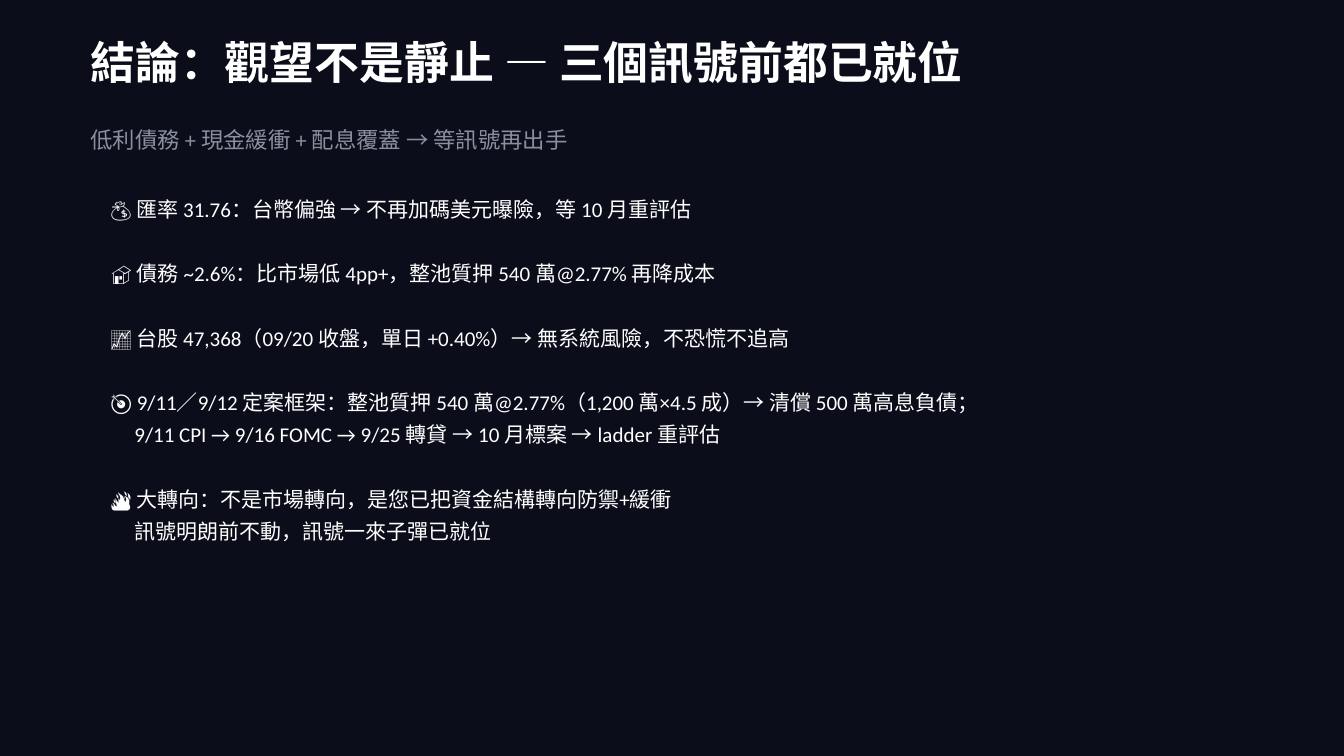
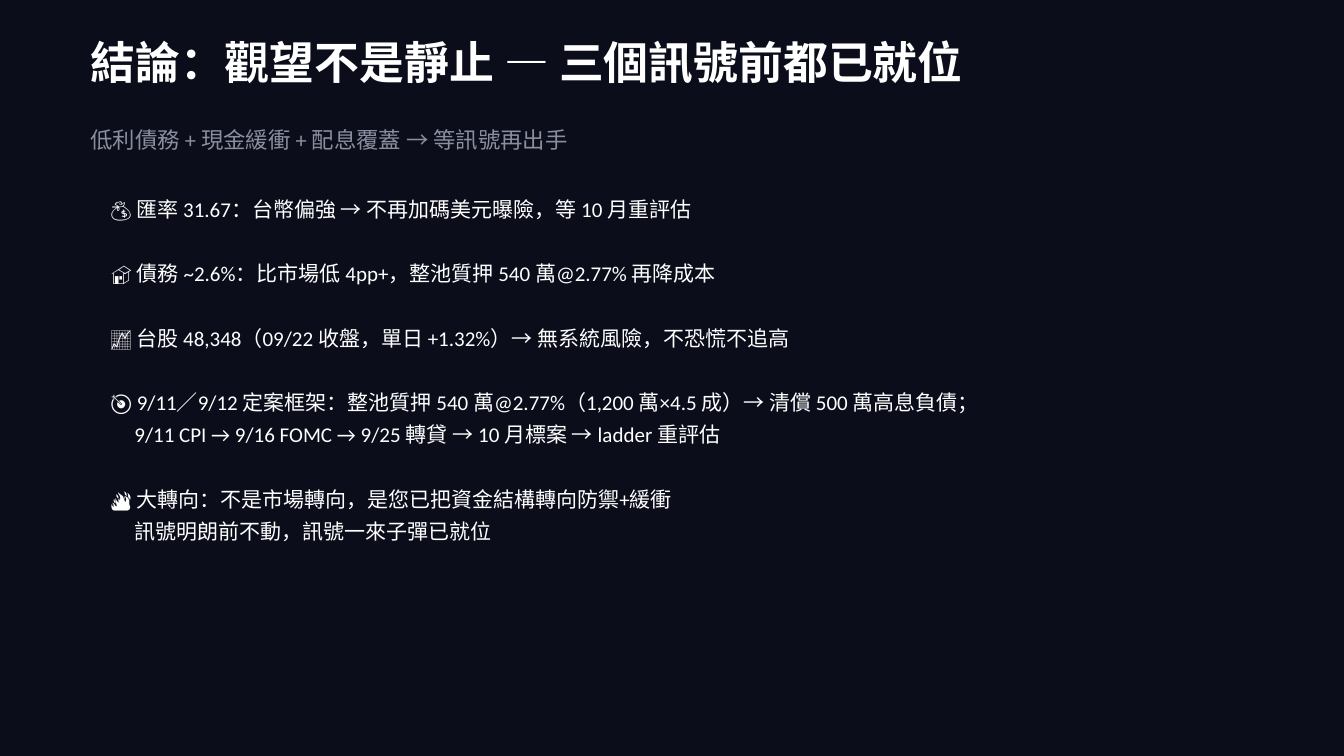
Before and after one commit to b0988321088/longjiu-dashboard-2, a slide deck: slide 11 of grand_pivot_deck.pptx. Drawn at 1344x756 pixels with LibreOffice and Linux fonts; fonts in the diff are those of the drawing. Boxes give left, top, right and bottom in pixels: in the first picture for what was removed or moved away, otherwise in the second. Text is boxed around its words. In the diff, an @@ line names an element or a change of style, - is before the commit and + after.

```diff
--- a/grand_pivot_deck.pptx
+++ b/grand_pivot_deck.pptx
@@ text at [136,199,691,219]: text changed @@
-💰 匯率 31.76：台幣偏強 → 不再加碼美元曝險，等 10 月重評估
+💰 匯率 31.67：台幣偏強 → 不再加碼美元曝險，等 10 月重評估
@@ text at [136,328,789,349]: text changed @@
-📈 台股 47,368（09/20 收盤，單日 +0.40%）→ 無系統風險，不恐慌不追高
+📈 台股 48,348（09/22 收盤，單日 +1.32%）→ 無系統風險，不恐慌不追高
```
Also in this commit, not shown: 9 other slides changed, 1 other file.
